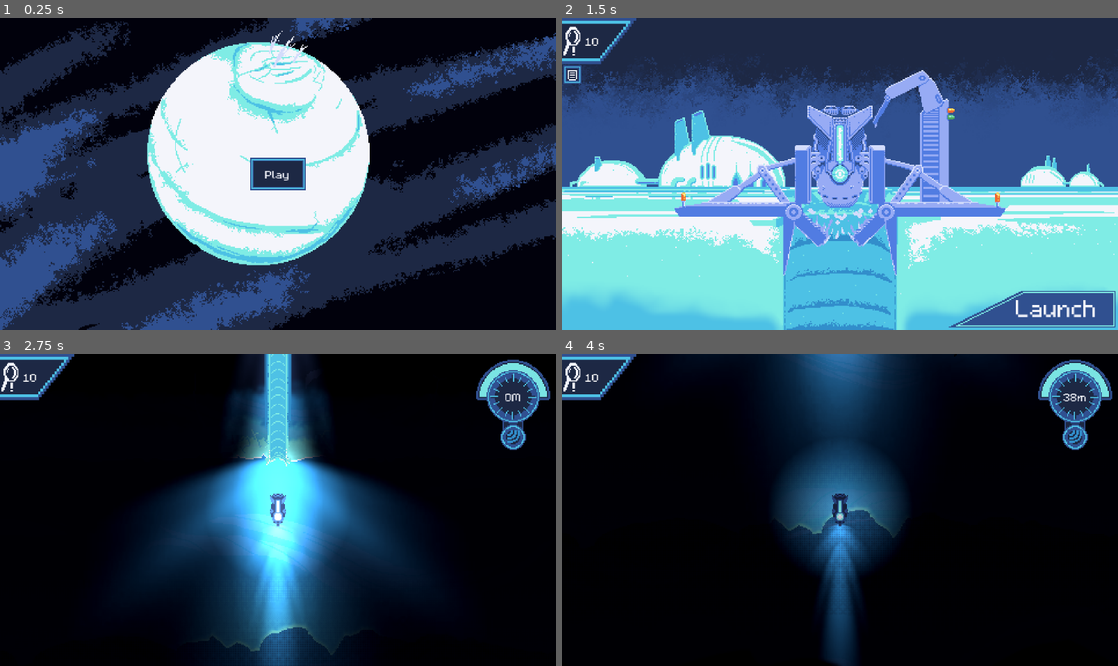
Above: before the commit, frames 1-4 (two rows, left to right).
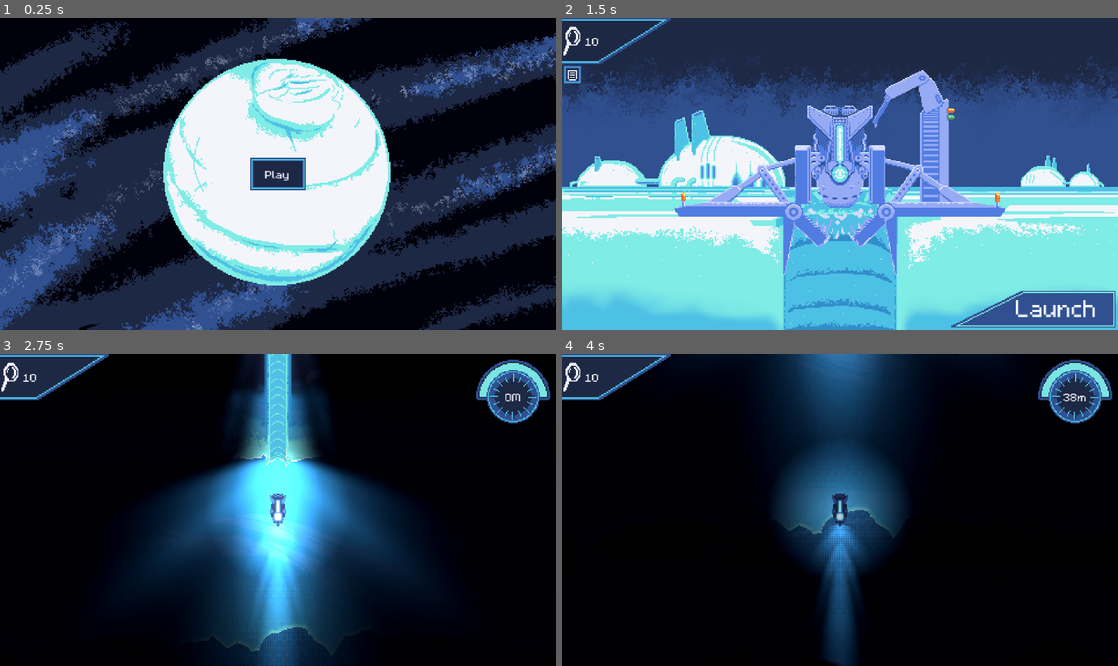
Above: after the commit, the same moments.

Repository: austingwatson/Depths
Game: Godot game, scene res://scenes/title_screen.tscn
Same seed, same stepped clock (60 frames per second), same inputs: the game is played once before the commit and once after it.
Inputs (mouse positions are in pixels of both pictures, inside the frame that each line leads up to):
- Up to frame 1 (0.25 s): no input
- Up to frame 2 (1.5 s): click "Play" at 0.5 s; click "Launch" at 1.25 s
- Up to frame 3 (2.75 s): click "Launch" at 2 s
- Up to frame 4 (4 s): move the mouse to (962, 494) at 2.77 s; hold Space (thrust) 2.78-3.53 s; tap Mouse wheel down (change_weapon_down) at 2.85 s; move the mouse to (728, 525) at 3.52 s; tap Mouse wheel up (change_weapon_up) at 3.6 s

The runs differ from the first frame. In frame 1, 16% of the frame differs, in the area x 0-100%, y 1-100%; in frame 2, 0.7%; in frame 3, 1.3%; in frame 4, 1.3%.

Commit message:
Planet wiggle

Diff:
--- a/scenes/title_screen.tscn
+++ b/scenes/title_screen.tscn
@@ -1,9 +1,48 @@
-[gd_scene load_steps=8 format=3 uid="uid://b8p3g7w81vtm2"]
+[gd_scene load_steps=12 format=3 uid="uid://b8p3g7w81vtm2"]
 
 [ext_resource type="Script" uid="uid://cy0qbf4ndlv4s" path="res://scripts/title_screen.gd" id="1_fgkus"]
+[ext_resource type="Texture2D" uid="uid://cjnytxbxf7m31" path="res://assets/textures/level/space_background.png" id="2_dc4i4"]
 [ext_resource type="Texture2D" uid="uid://ptihoidbwul1" path="res://assets/textures/level/Enceladus_planet.png" id="2_s4lrb"]
 [ext_resource type="Texture2D" uid="uid://qq6n2y0wj6b4" path="res://assets/textures/ui/ui_sheet.png" id="3_mgrm8"]
 [ext_resource type="FontFile" uid="uid://dbwh2vnpvxyt" path="res://assets/textures/ui/m5x7.ttf" id="4_dc4i4"]
+
+[sub_resource type="Animation" id="Animation_e54dn"]
+resource_name = "planet_bob"
+length = 10.0
+loop_mode = 1
+tracks/0/type = "value"
+tracks/0/imported = false
+tracks/0/enabled = true
+tracks/0/path = NodePath("AnimationPlayer/EnceladusPlanet:position")
+tracks/0/interp = 1
+tracks/0/loop_wrap = true
+tracks/0/keys = {
+"times": PackedFloat32Array(0, 5, 10.0333),
+"transitions": PackedFloat32Array(1, 1, 1),
+"update": 0,
+"values": [Vector2(0, 0), Vector2(0, 8), Vector2(0, 0)]
+}
+
+[sub_resource type="Animation" id="Animation_3yumr"]
+length = 0.001
+tracks/0/type = "value"
+tracks/0/imported = false
+tracks/0/enabled = true
+tracks/0/path = NodePath("AnimationPlayer/EnceladusPlanet:position")
+tracks/0/interp = 1
+tracks/0/loop_wrap = true
+tracks/0/keys = {
+"times": PackedFloat32Array(0),
+"transitions": PackedFloat32Array(1),
+"update": 0,
+"values": [Vector2(0, 20)]
+}
+
+[sub_resource type="AnimationLibrary" id="AnimationLibrary_cs5ya"]
+_data = {
+&"RESET": SubResource("Animation_3yumr"),
+&"planet_bob": SubResource("Animation_e54dn")
+}
 
 [sub_resource type="AtlasTexture" id="AtlasTexture_e54dn"]
 atlas = ExtResource("3_mgrm8")
@@ -20,9 +59,21 @@
 [node name="TitleScreen" type="Node"]
 script = ExtResource("1_fgkus")
 
-[node name="Background" type="Sprite2D" parent="."]
+[node name="Space" type="Sprite2D" parent="."]
+texture = ExtResource("2_dc4i4")
+centered = false
+
+[node name="AnimationPlayer" type="AnimationPlayer" parent="Space"]
+libraries = {
+&"": SubResource("AnimationLibrary_cs5ya")
+}
+autoplay = "planet_bob"
+
+[node name="EnceladusPlanet" type="Sprite2D" parent="Space/AnimationPlayer"]
+position = Vector2(0, 20)
 texture = ExtResource("2_s4lrb")
 centered = false
+offset = Vector2(16, 16)
 
 [node name="Menu" type="VBoxContainer" parent="."]
 anchors_preset = 8
--- a/scenes/ui/hud.tscn
+++ b/scenes/ui/hud.tscn
@@ -28,10 +28,6 @@
 value = 10.0
 
 [node name="SonarCooldown" parent="." instance=ExtResource("6_oj5la")]
-offset_left = 427.0
-offset_top = 54.0
-offset_right = 459.0
-offset_bottom = 86.0
 
 [node name="DepthMeter" parent="." instance=ExtResource("4_8qguk")]
 anchors_preset = 1
--- a/scenes/ui/research_count.tscn
+++ b/scenes/ui/research_count.tscn
@@ -1,11 +1,11 @@
 [gd_scene load_steps=5 format=3 uid="uid://dj7af3l3qtcva"]
 
-[ext_resource type="Script" uid="uid://b7ufbd5bbm4kk" path="res://scripts/ui/research_count.gd" id="1_8kwjf"]
+[ext_resource type="Script" path="res://scripts/ui/research_count.gd" id="1_8kwjf"]
 [ext_resource type="Texture2D" uid="uid://qq6n2y0wj6b4" path="res://assets/textures/ui/ui_sheet.png" id="1_mi5aa"]
 
 [sub_resource type="AtlasTexture" id="AtlasTexture_s7fjf"]
 atlas = ExtResource("1_mi5aa")
-region = Rect2(288, 96, 64, 16)
+region = Rect2(304, 0, 96, 32)
 
 [sub_resource type="AtlasTexture" id="AtlasTexture_h512u"]
 atlas = ExtResource("1_mi5aa")
Binary file changed: assets/textures/level/Enceladus_planet.png
Binary file added: assets/textures/level/space_background.png
Not shown, added: assets/textures/level/space_background.png.import
Binary file changed: assets/textures/ui/ui_sheet.png
